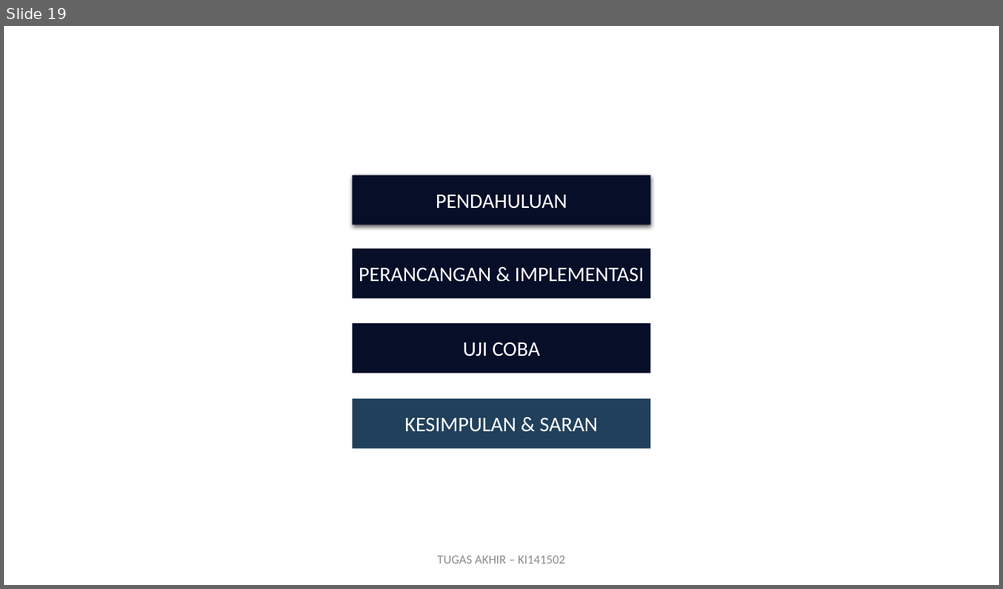
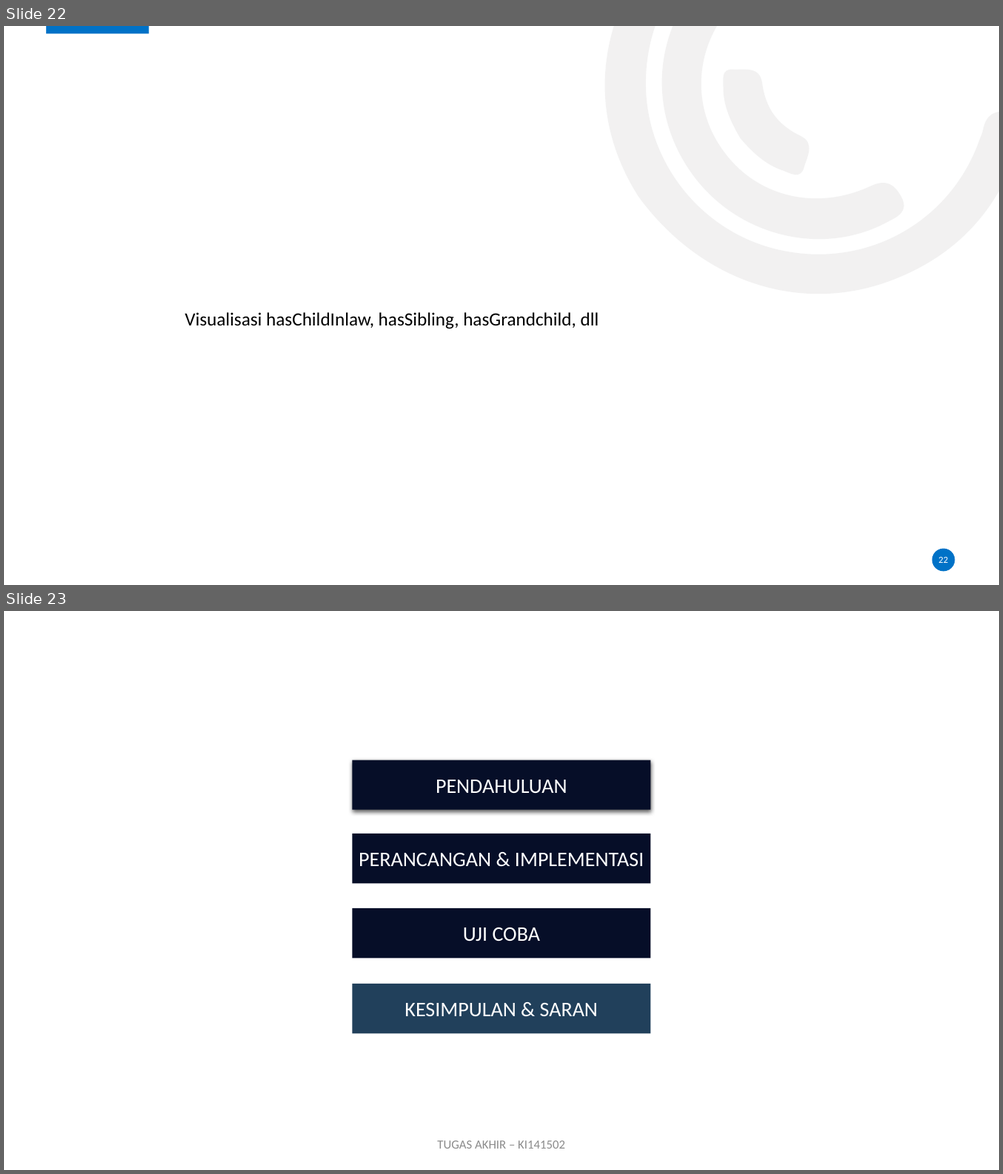
Before and after one commit to karyoutomoo/The-Tree-of-Heroes, a slide deck: 05111540000007-Faiq-Presentasi.pptx. Shown one above the other, each under a label of ours: slide 19 before the commit, slides 22 and 23 after it. The pictures are 1003x589 and 1003x1174 pixels, drawn with LibreOffice and Linux fonts; fonts in the diff are those of the drawing; background and template pictures are left out. Boxes give left, top, right and bottom in pixels: in the first picture for what was removed or moved away, otherwise in the second. Text is boxed around its words. In the diff, an @@ line names an element or a change of style, - is before the commit and + after.

```diff
--- a/05111540000007-Faiq-Presentasi.pptx
+++ b/05111540000007-Faiq-Presentasi.pptx
@@ slide 22 added at bbox=[4, 26, 999, 585], background #FFFFFF @@
@@ rectangle added at bbox=[45, 26, 149, 33], fill #0072C7 @@
@@ freeform shape added at bbox=[514, 26, 999, 386], fill #E7E6E6 at 53% opacity @@
@@ freeform shape added at bbox=[598, 26, 913, 302], fill #E7E6E6 at 53% opacity @@
@@ freeform shape added at bbox=[701, 50, 828, 194], fill #E7E6E6 at 53% opacity @@
@@ text added at bbox=[185, 312, 599, 329], 18 pt, text #000000 @@
+Visualisasi hasChildInlaw, hasSibling, hasGrandchild, dll
@@ ellipse added at bbox=[932, 549, 956, 572], fill #0072C7 @@
@@ page number added at bbox=[938, 557, 948, 563], 9 pt, text #FFFFFF @@
+22
@@ what was slide 19 is now slide 23 @@
```
Also in this commit, not shown: 4 slides changed, 3 other slides added.
